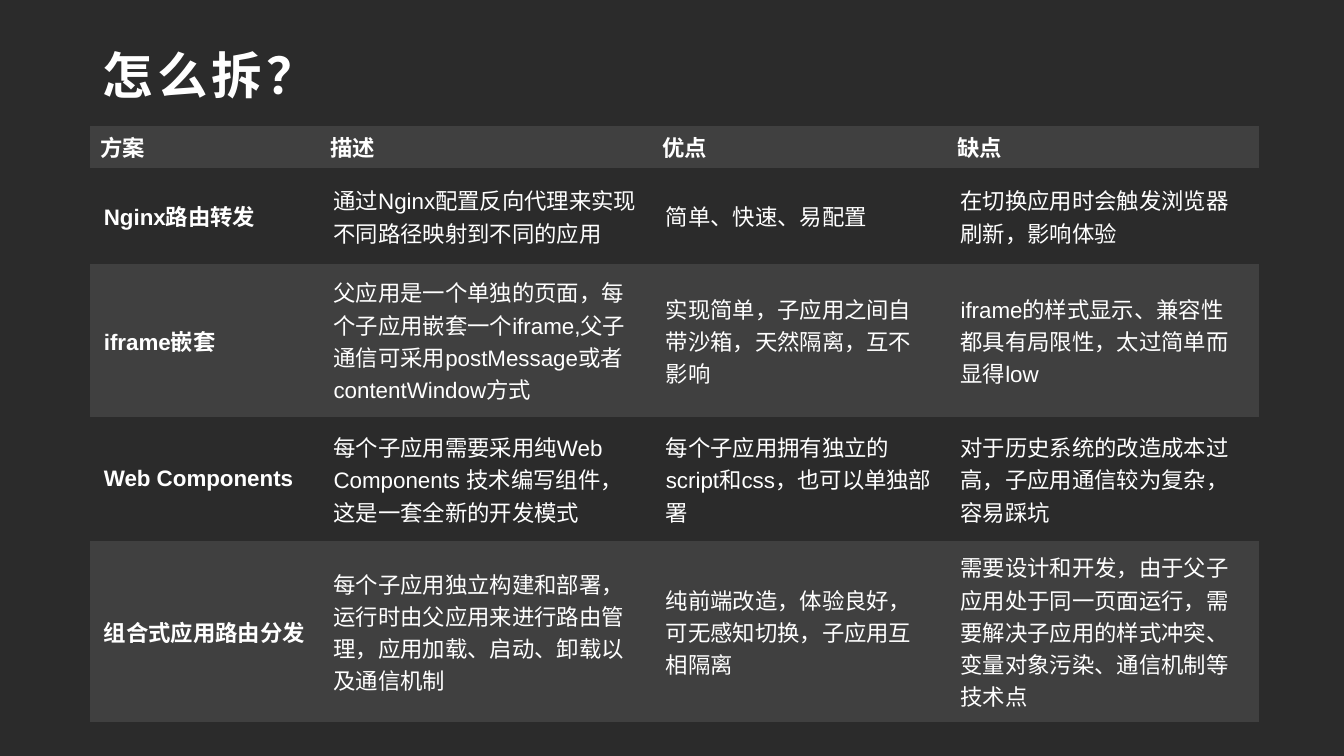
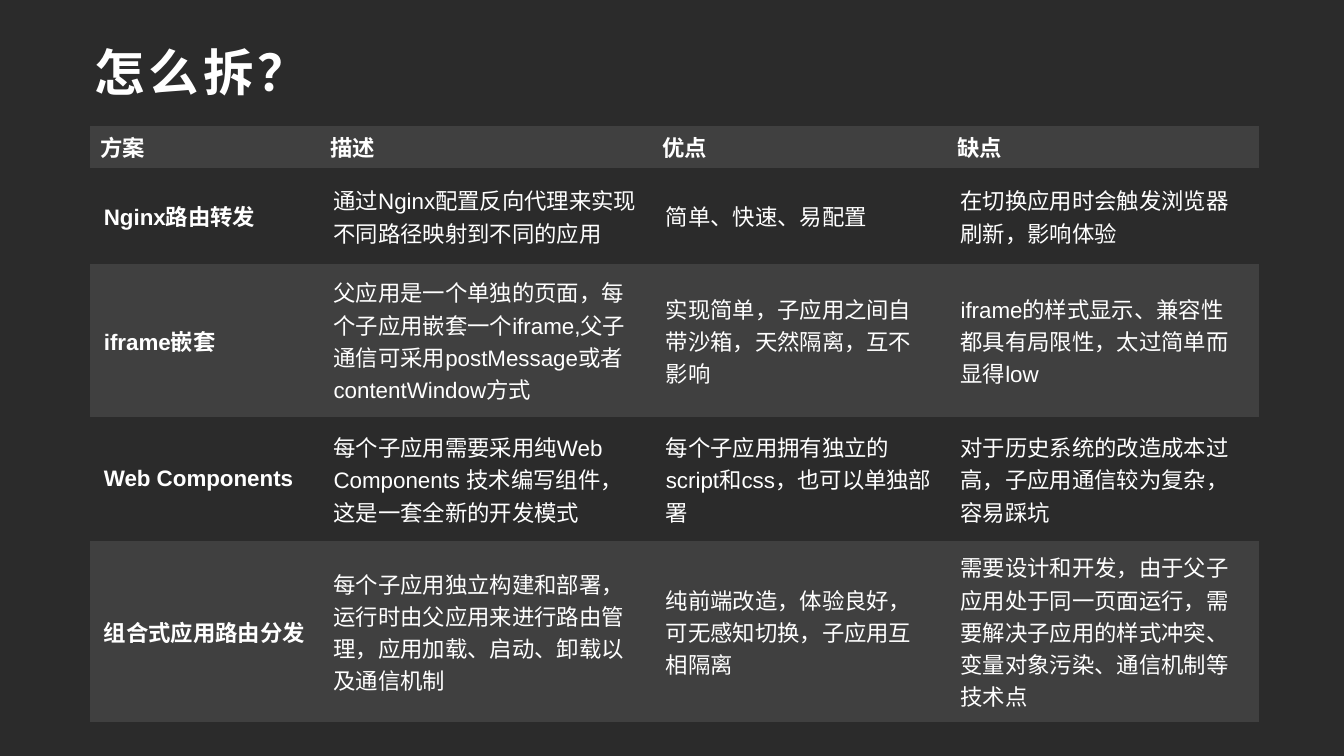
Before and after one commit to 549032340/my-note, a slide deck: slide 4 of MicroFrontends/MicroFrontEnds.pptx. Drawn at 1344x756 pixels with LibreOffice and Linux fonts; fonts in the diff are those of the drawing; background and template pictures are left out; a plain dark background stands for a picture behind light text. Boxes give left, top, right and bottom in pixels: in the first picture for what was removed or moved away, otherwise in the second. Text is boxed around its words. In the diff, an @@ line names an element or a change of style, - is before the commit and + after.

```diff
--- a/MicroFrontends/MicroFrontEnds.pptx
+++ b/MicroFrontends/MicroFrontEnds.pptx
@@ title "怎么拆？": place and size @@
-title "怎么拆？" at <box>103,51,317,99</box>
+title "怎么拆？" at <box>94,48,308,96</box>
```
Also in this commit, not shown: 1 other slide changed, 1 slide added, 1 slide removed, 1 other file.
